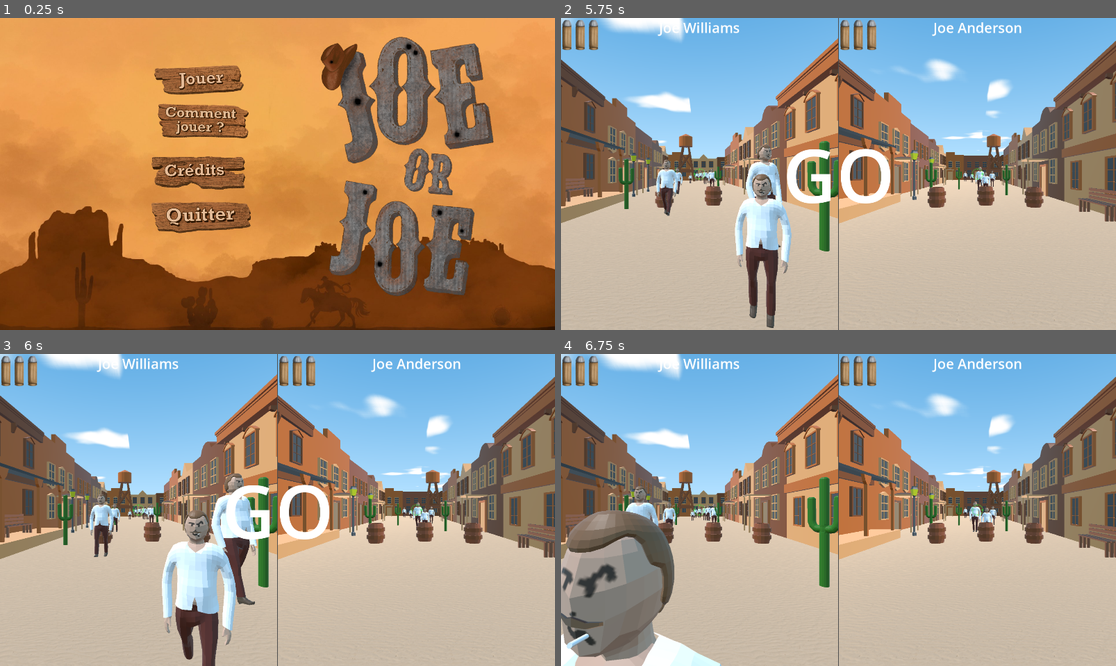
Above: before the commit, frames 1-4 (two rows, left to right).
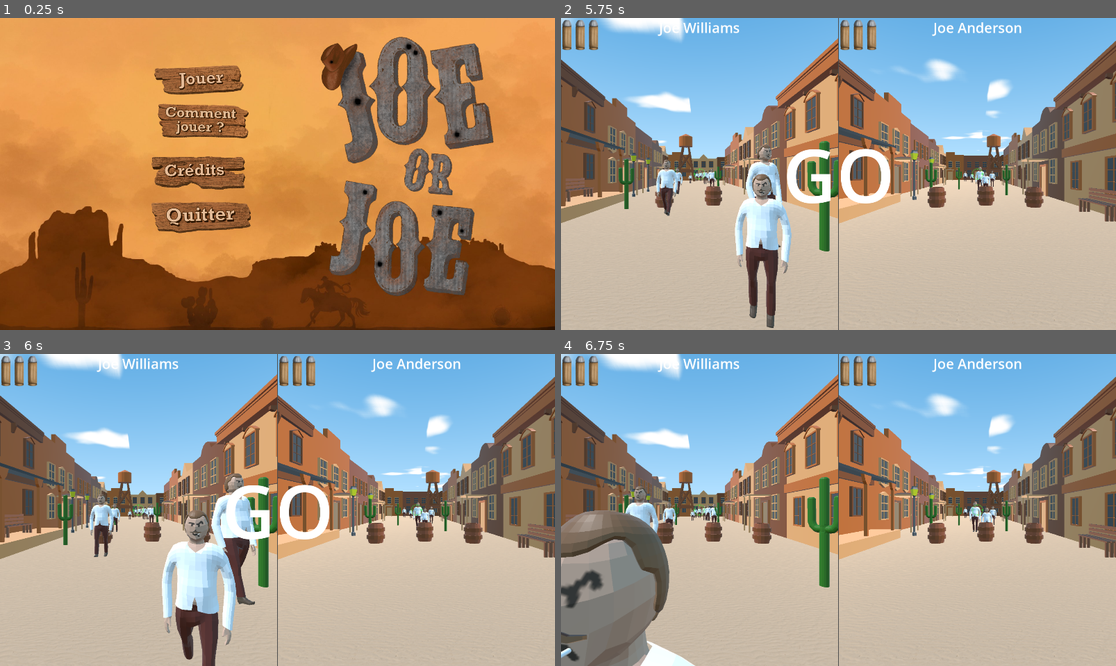
Above: after the commit, the same moments.

Repository: Gr0minet/game-jam-joe-or-joe
Game: Godot game, scene res://menu/main_menu.tscn
Same seed, same stepped clock (60 frames per second), same inputs: the game is played once before the commit and once after it. Sound files missing from this copy of the repository are replaced by a short silence.
Inputs (mouse positions are in pixels of both pictures, inside the frame that each line leads up to):
- Up to frame 1 (0.25 s): no input
- Up to frame 2 (5.75 s): click (760, 80) at 0.5 s; click (760, 80) at 1.25 s; tap Enter (ui_accept) at 2, 2.27, 2.75, 3.02, 3.5, 4.52, 5, 5.27 s; tap 1 at 2.1, 4.35 s; hold Down (ui_down) 2.78-3.53 s; tap 2 at 2.85, 5.1 s; tap N at 3.6 s; hold Down (ui_down) from 5.03 s (still down)
- Up to frame 3 (6 s): keep holding Down (ui_down); tap N at 5.85 s
- Up to frame 4 (6.75 s): keep holding Down (ui_down); tap Enter (ui_accept) at 6.02 s; tap 1 at 6.6 s

Frames 1-3 are identical in both runs. In frame 4, 4.0% of the frame differs, in the area x 0-29%, y 49-100%.

Commit message:
Hitbox refaites

Diff:
--- a/player/player.tscn
+++ b/player/player.tscn
@@ -6,9 +6,13 @@
 [ext_resource type="PackedScene" uid="uid://bw3d2v4j6j3qw" path="res://vfx/gunfire.tscn" id="3_lxa0j"]
 [ext_resource type="PackedScene" uid="uid://bcyaldm21ienb" path="res://mesh/Colt.glb" id="4_1haff"]
 
+[sub_resource type="CapsuleShape3D" id="CapsuleShape3D_hcj6b"]
+radius = 0.128529
+height = 0.446179
+
 [sub_resource type="CylinderShape3D" id="CylinderShape3D_ktjmo"]
-height = 1.79738
-radius = 0.220374
+height = 1.56606
+radius = 0.223538
 
 [sub_resource type="StandardMaterial3D" id="StandardMaterial3D_h8n6h"]
 albedo_color = Color(0.718291, 0, 0, 1)
@@ -19,8 +23,12 @@
 collision_mask = 15
 script = ExtResource("1_pc6hn")
 
+[node name="CollisionShape3D2" type="CollisionShape3D" parent="."]
+transform = Transform3D(1, 0, 0, 0, 1, 0, 0, 0, 1, 0, 1.74441, 0)
+shape = SubResource("CapsuleShape3D_hcj6b")
+
 [node name="CollisionShape3D" type="CollisionShape3D" parent="."]
-transform = Transform3D(1, 0, 0, 0, 1, 0, 0, 0, 1, 0, 0.898936, 0)
+transform = Transform3D(1, 0, 0, 0, 1, 0, 0, 0, 1, 0, 0.780778, 0)
 shape = SubResource("CylinderShape3D_ktjmo")
 
 [node name="COWBOY_REPOS" parent="." instance=ExtResource("2_5owxw")]
--- a/pnj/pnj_anim.tscn
+++ b/pnj/pnj_anim.tscn
@@ -1,11 +1,15 @@
-[gd_scene load_steps=5 format=3 uid="uid://lwa6klu7je8a"]
+[gd_scene load_steps=6 format=3 uid="uid://lwa6klu7je8a"]
 
 [ext_resource type="Script" path="res://pnj/pnj.gd" id="1_jpe4f"]
 [ext_resource type="PackedScene" uid="uid://uocmgtas00oc" path="res://pnj/PNJ_ANIM.glb" id="2_6du6j"]
 
-[sub_resource type="CapsuleShape3D" id="CapsuleShape3D_d8ubf"]
-radius = 0.252556
-height = 1.83291
+[sub_resource type="CapsuleShape3D" id="CapsuleShape3D_mit82"]
+radius = 0.12213
+height = 0.368208
+
+[sub_resource type="CylinderShape3D" id="CylinderShape3D_talre"]
+height = 1.55826
+radius = 0.215344
 
 [sub_resource type="StandardMaterial3D" id="StandardMaterial3D_3afp7"]
 
@@ -14,9 +18,13 @@
 collision_mask = 7
 script = ExtResource("1_jpe4f")
 
+[node name="CollisionShape3D2" type="CollisionShape3D" parent="."]
+transform = Transform3D(1, 0, 0, 0, 1, 0, 0, 0, 1, 0, 1.68071, 0)
+shape = SubResource("CapsuleShape3D_mit82")
+
 [node name="CollisionShape3D" type="CollisionShape3D" parent="."]
-transform = Transform3D(1, 0, 0, 0, 1, 0, 0, 0, 1, 0, 0.937983, 0)
-shape = SubResource("CapsuleShape3D_d8ubf")
+transform = Transform3D(1, 0, 0, 0, 1, 0, 0, 0, 1, 0, 0.776436, 0)
+shape = SubResource("CylinderShape3D_talre")
 
 [node name="NavigationAgent3D" type="NavigationAgent3D" parent="."]
 avoidance_enabled = true
@@ -25,8 +33,8 @@
 transform = Transform3D(-1, 0, 8.74228e-08, 0, 1, 0, -8.74228e-08, 0, -1, 0, 0, 0)
 
 [node name="Skeleton3D" parent="PNJ_ANIM/Armature" index="0"]
-bones/2/rotation = Quaternion(0.683013, -0.183013, -0.683013, 0.183013)
-bones/3/rotation = Quaternion(0.683013, -0.183013, 0.683013, -0.183013)
+bones/2/rotation = Quaternion(0.684082, 0.178976, -0.684082, -0.178976)
+bones/3/rotation = Quaternion(0.684082, 0.178976, 0.684082, 0.178976)
 
 [node name="PNJ_CHEMISE" parent="PNJ_ANIM/Armature/Skeleton3D" index="1"]
 surface_material_override/0 = SubResource("StandardMaterial3D_3afp7")
Not shown: 1 places in player/player.tscn that only renumber resources
Not shown, changed: todo.txt
